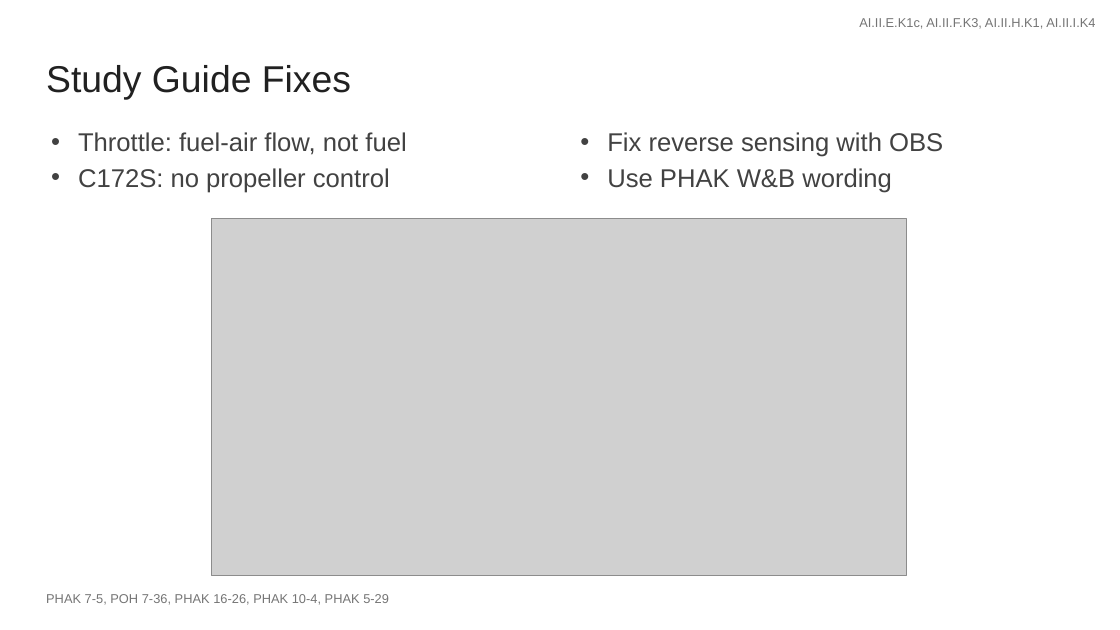
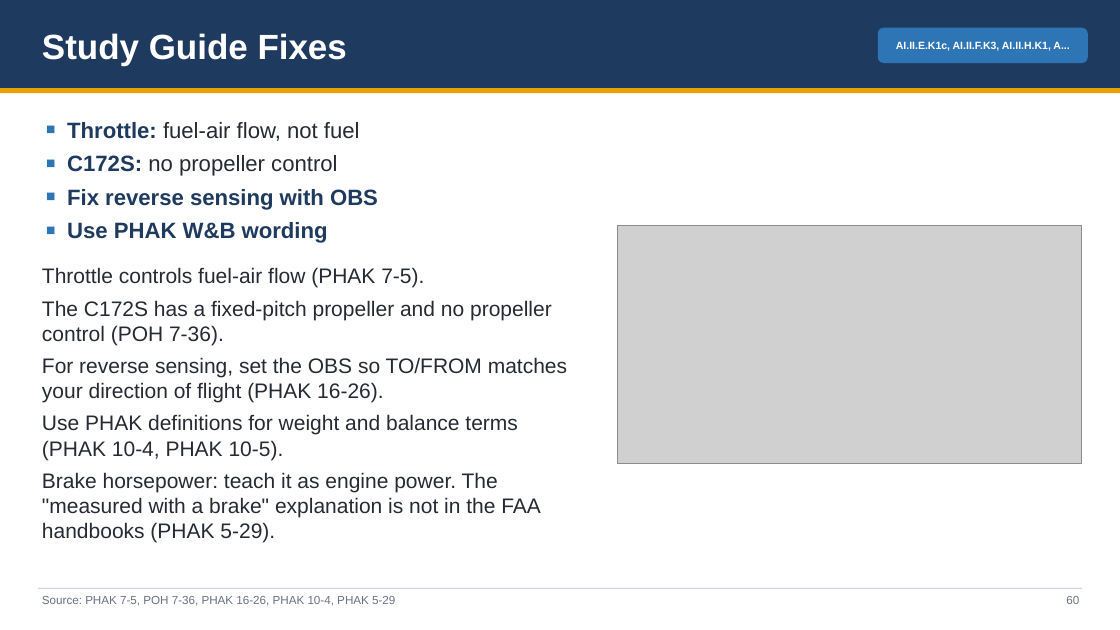
Before and after one commit to greenleeezekial1-glitch/Claude, a slide deck: slide 60 of Missed Codes Review/Missed Codes Review - Slides.pptx (slide 42 before the commit). Drawn at 1120x630 pixels with LibreOffice and Linux fonts; fonts in the diff are those of the drawing; grey boxes stand for pictures. Boxes give left, top, right and bottom in pixels: in the first picture for what was removed or moved away, otherwise in the second. Text is boxed around its words. In the diff, an @@ line names an element or a change of style, - is before the commit and + after.

```diff
--- a/Missed Codes Review/Missed Codes Review - Slides.pptx
+++ b/Missed Codes Review/Missed Codes Review - Slides.pptx
@@ rectangle added at [0, 0, 1120, 88], fill #1F3A5F @@
@@ text "Study Guide Fixes": place and size @@
-text "Study Guide Fixes" at [46, 65, 351, 100]
+text "Study Guide Fixes" at [42, 33, 347, 66]
@@ text "Study Guide Fixes" at [42, 33, 347, 66]: size 32 to 30 pt, text colour #212121 to #FFFFFF, bold on; less space between paragraphs @@
@@ rounded rectangle "AI.II.E.K1c, AI.II.F.K3, AI.II.H.K1, A...": place and size @@
-rounded rectangle "AI.II.E.K1c, AI.II.F.K3, AI.II.H.K1, A..." at [859, 18, 1095, 29]
+rounded rectangle "AI.II.E.K1c, AI.II.F.K3, AI.II.H.K1, A..." at [878, 28, 1088, 63]
@@ rounded rectangle "AI.II.E.K1c, AI.II.F.K3, AI.II.H.K1, A..." at [878, 28, 1088, 63]: vertical alignment top to middle; fill none to #2E75B6 @@
@@ text in rounded rectangle at [896, 41, 1069, 51]: text changed; size 11 to 9 pt; text colour #757575 to #FFFFFF; bold on @@
-AI.II.E.K1c, AI.II.F.K3, AI.II.H.K1, AI.II.I.K4
+AI.II.E.K1c, AI.II.F.K3, AI.II.H.K1, A...
@@ rectangle added at [0, 88, 1120, 93], fill #E8A200 @@
@@ text added at [42, 122, 567, 543], 18 pt, text #262B33 @@
+■ Throttle: fuel-air flow, not fuel
+■ C172S: no propeller control
+■ Fix reverse sensing with OBS
+■ Use PHAK W&B wording
+Throttle controls fuel-air flow (PHAK 7-5).
+The C172S has a fixed-pitch propeller and no propeller control (POH 7-36).
+For reverse sensing, set the OBS so TO/FROM matches your direction of flight (PHAK 16-26).
+Use PHAK definitions for weight and balance terms (PHAK 10-4, PHAK 10-5).
+Brake horsepower: teach it as engine power. The "measured with a brake" explanation is not in the FAA handbooks (PHAK 5-29).
@@ text removed at [78, 132, 406, 193] @@
-• Throttle: fuel-air flow, not fuel
-• C172S: no propeller control
@@ text removed at [607, 132, 943, 193] @@
-• Fix reverse sensing with OBS
-• Use PHAK W&B wording
@@ picture: place and size @@
-picture at [211, 218, 906, 576]
+picture at [618, 225, 1082, 464]
@@ rectangle added at [38, 588, 1082, 589], fill #D0D5DD @@
@@ text at [42, 596, 395, 606]: text changed; size 11 to 10 pt; text colour #757575 to #6B7280 @@
-PHAK 7-5, POH 7-36, PHAK 16-26, PHAK 10-4, PHAK 5-29
+Source: PHAK 7-5, POH 7-36, PHAK 16-26, PHAK 10-4, PHAK 5-29
@@ text added at [1066, 596, 1079, 604], 10 pt, text #6B7280 @@
+60
```
Also in this commit, not shown: 37 other slides changed, 24 slides added, 6 slides removed, 12 other files.
